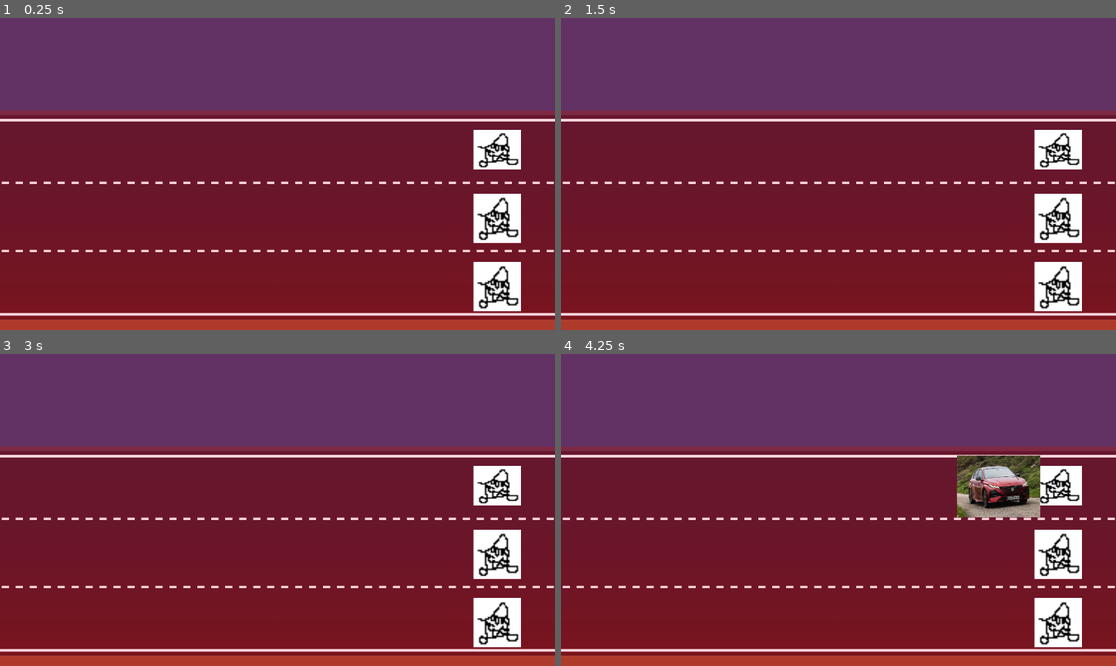
Above: before the commit, frames 1-4 (two rows, left to right).
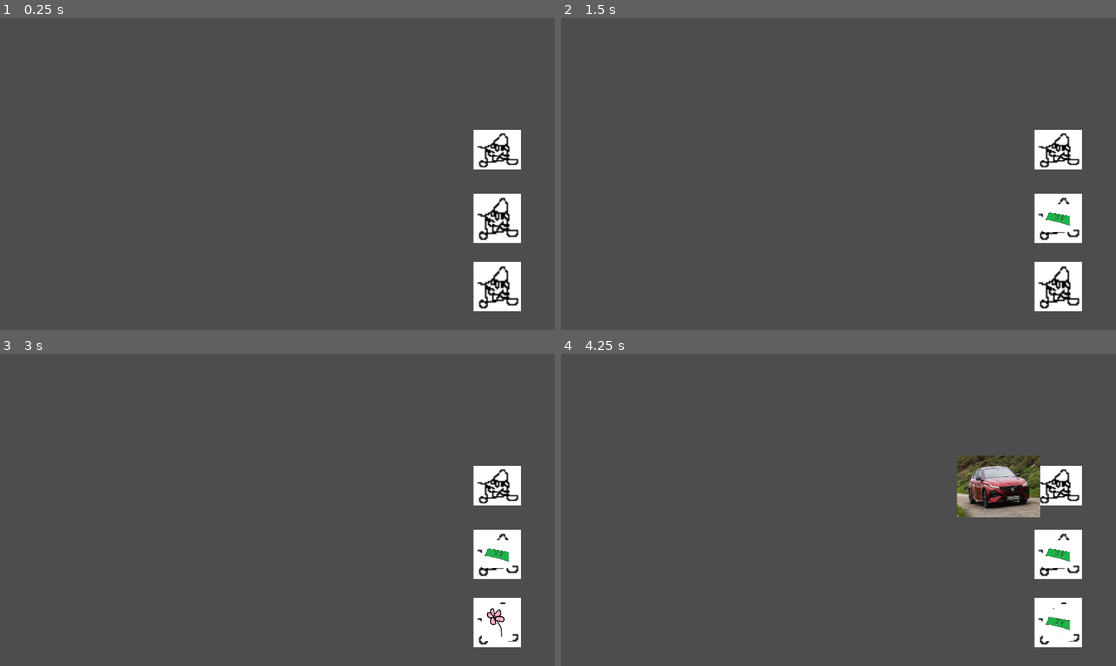
Above: after the commit, the same moments.

Repository: Mantequill/RadiDelta
Game: Godot game, scene res://02_scenes/02_objects/spawner.tscn
The game is run twice, just before and just after one commit, with the same random seed, the same clock (stepped at 60 frames per second) and the same inputs.
Inputs:
- Up to frame 1 (0.25 s): no input
- Up to frame 2 (1.5 s): tap Enter (ui_accept) at 0.5, 0.77, 1.25 s; hold Right (ui_right) from 0.53 s (still down)
- Up to frame 3 (3 s): tap Enter (ui_accept) at 1.52, 2, 2.75 s; release Right (ui_right) at 2.03 s; hold Left (ui_left) 2.03-2.78 s; hold Right (ui_right) from 2.78 s (still down)
- Up to frame 4 (4.25 s): keep holding Right (ui_right); tap Enter (ui_accept) at 3.02, 3.77 s

The runs differ from the first frame. In frame 1, 96% of the frame differs, in the area x 0-100%, y 0-100%; in frame 2, 97%; in frame 3, 97%; in frame 4, 94%.
Error before the commit: Invalid assignment of property or key 'texture' with value of type 'String' on a base object of type 'Sprite2D'. (res://02_scenes/02_objects/collectible.gd:9)

Commit message:
COLECCIONABLE !!!!

Diff:
--- a/radi-delta/02_scenes/02_objects/collectible.gd
+++ b/radi-delta/02_scenes/02_objects/collectible.gd
@@ -1,12 +1,17 @@
 extends Node2D
 
 @export var mySprite = Sprite2D
-@export var myImage = ["res://01_assets/01_sprites/collectible_placeholder.png","res://01_assets/01_sprites/collectible2_placeholder.png","res://01_assets/01_sprites/collectible3_placeholder.png"]
-var myTexture = Texture2D
+var myTextures: Array = [
+	preload("res://01_assets/01_sprites/collectible_placeholder.png"),
+	preload("res://01_assets/01_sprites/collectible2_placeholder.png"),
+	preload("res://01_assets/01_sprites/collectible3_placeholder.png")
+]
+var myImage = Texture2D
 # Called when the node enters the scene tree for the first time.
 func _ready() -> void:
-	myTexture = myImage.pick_random()
-	mySprite.texture = myTexture
+	print("SPAWN")
+	myImage = myTextures.pick_random()
+	mySprite.texture = myImage
 	pass # Replace with function body.
 
 
--- a/radi-delta/02_scenes/02_objects/spawner.tscn
+++ b/radi-delta/02_scenes/02_objects/spawner.tscn
@@ -1,7 +1,6 @@
-[gd_scene load_steps=4 format=3 uid="uid://v6h6thuygapg"]
+[gd_scene load_steps=3 format=3 uid="uid://v6h6thuygapg"]
 
 [ext_resource type="Script" uid="uid://dth3bq7jivoby" path="res://02_scenes/02_objects/spawner.gd" id="1_qhaml"]
-[ext_resource type="Texture2D" uid="uid://ducio74g4hte5" path="res://01_assets/01_sprites/bgPlaceholder01.png" id="2_kjewb"]
 [ext_resource type="Texture2D" uid="uid://caxw7cy6p2xk8" path="res://04_game/placeGnolder.png" id="3_aa2pn"]
 
 [node name="spawner" type="Node2D"]
@@ -21,10 +20,6 @@
 
 [node name="spawn_timer_collectible" type="Timer" parent="."]
 autostart = true
-
-[node name="BgPlaceholder01" type="Sprite2D" parent="."]
-position = Vector2(960, 540)
-texture = ExtResource("2_kjewb")
 
 [node name="marker01" type="Marker2D" parent="."]
 scale = Vector2(50, 50)
